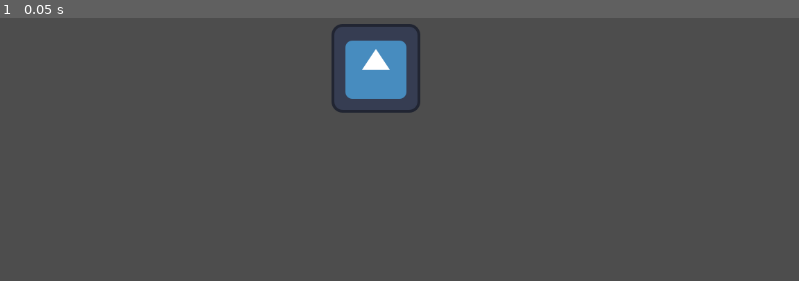
Above: before the commit, frame 1.
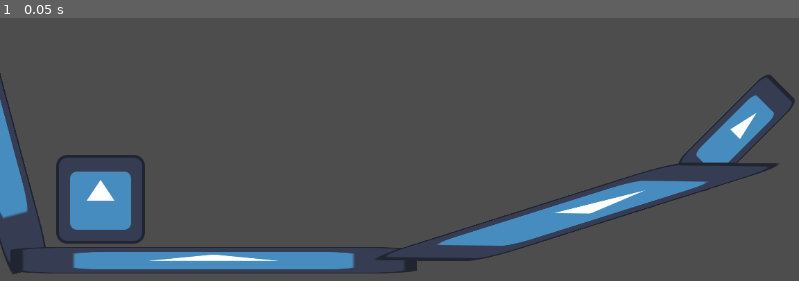
Above: after the commit, the same moment.

Repository: GSTranter/godot-4-tutorial_complete-2d
Game: Godot game, scene res://my_level.tscn
Same seed, same stepped clock (60 frames per second), same inputs: the game is played once before the commit and once after it. The engine's default icon, where the game draws it, is replaced by a stand-in: a white triangle on a blue panel in a dark square.
Inputs:
- Up to frame 1 (0.05 s): no input

The runs differ from the first frame. In frame 1, 13% of the frame differs, in the area x 0-100%, y 2-98%.

Commit message:
Example mock nodes

Diff:
--- a/projects/learning_godot/my_level.tscn
+++ b/projects/learning_godot/my_level.tscn
@@ -5,5 +5,28 @@
 [node name="MyLevel" type="Node2D" unique_id=1445377215]
 
 [node name="Sprite2D" type="Sprite2D" parent="." unique_id=467631193]
-position = Vector2(542, 318)
+position = Vector2(145, 507)
 texture = ExtResource("1_qpi13")
+
+[node name="Sprite2D2" type="Sprite2D" parent="." unique_id=1780818646]
+position = Vector2(1062, 411.00003)
+rotation = 0.7853982
+scale = Vector2(0.49708128, 1.461419)
+texture = ExtResource("1_qpi13")
+
+[node name="Sprite2D3" type="Sprite2D" parent="." unique_id=1665785161]
+position = Vector2(-24.999994, 354.00003)
+rotation = -0.2617994
+scale = Vector2(0.5010386, 4.1231003)
+texture = ExtResource("1_qpi13")
+
+[node name="Icon" type="Sprite2D" parent="." unique_id=1960777030]
+position = Vector2(308, 595)
+scale = Vector2(4.5839844, 0.296875)
+texture = ExtResource("1_qpi13")
+
+[node name="Icon" type="Sprite2D" parent="Icon" unique_id=879875664]
+position = Vector2(114.31104, -235.78918)
+rotation = 0.20242849
+scale = Vector2(0.2908822, 3.7921493)
+texture = ExtResource("1_qpi13")
